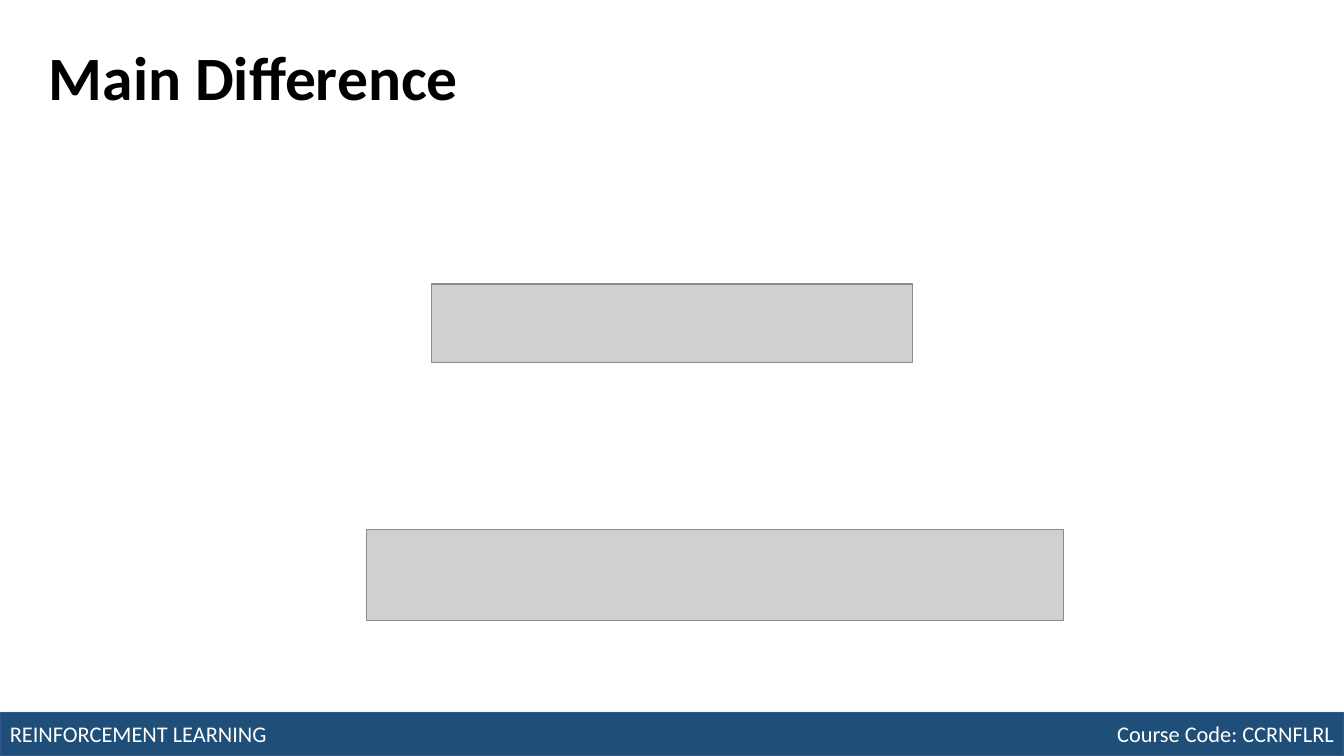
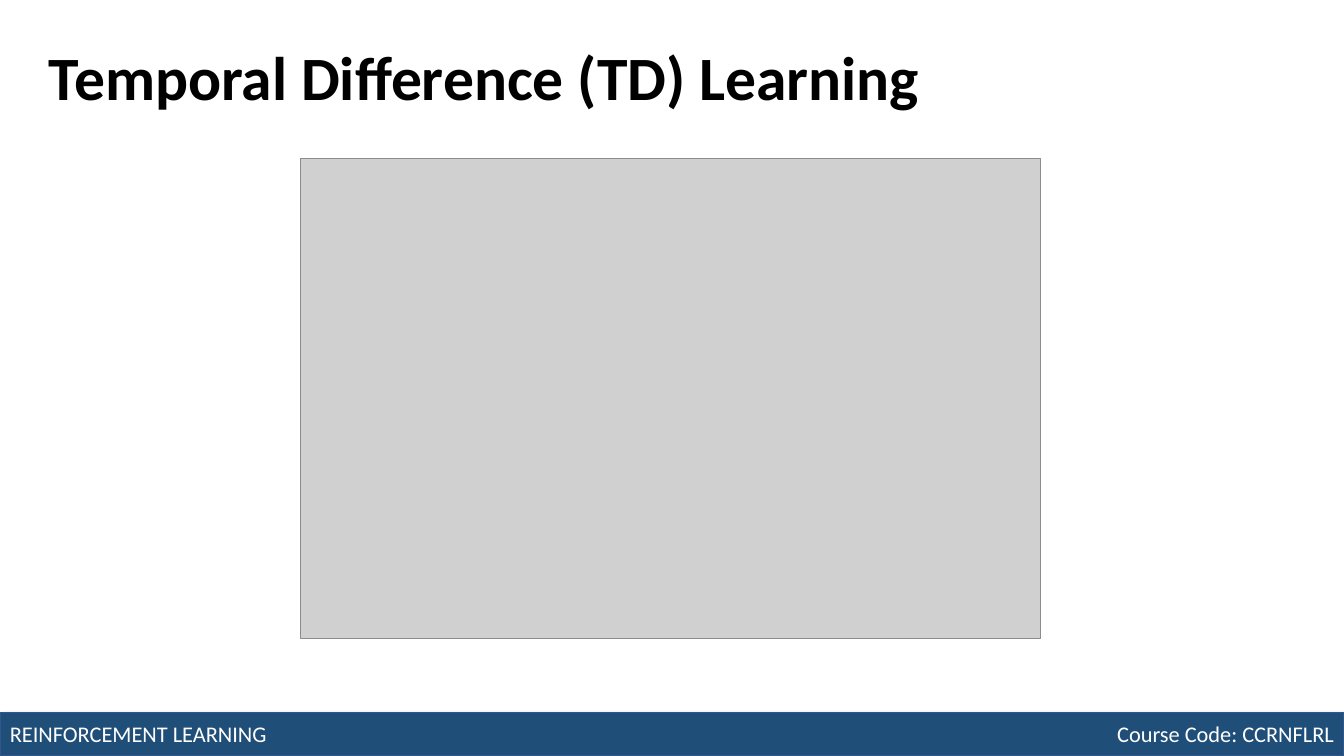
Before and after one commit to robitussin/CCRNFLRL, a slide deck: slide 4 of week_9-10/Module 7 - Temporal Difference Learning.pptx. Drawn at 1344x756 pixels with LibreOffice and Linux fonts; fonts in the diff are those of the drawing; grey boxes stand for pictures. Boxes give left, top, right and bottom in pixels: in the first picture for what was removed or moved away, otherwise in the second. Text is boxed around its words. In the diff, an @@ line names an element or a change of style, - is before the commit and + after.

```diff
--- a/week_9-10/Module 7 - Temporal Difference Learning.pptx
+++ b/week_9-10/Module 7 - Temporal Difference Learning.pptx
@@ title at [49, 54, 919, 111]: text changed @@
-Main Difference
+Temporal Difference (TD) Learning
@@ picture added at [300, 159, 1042, 639] @@
@@ picture removed at [432, 284, 912, 363] @@
@@ picture removed at [366, 529, 1064, 621] @@
```
Also in this commit, not shown: 11 other slides changed, 3 slides removed.
